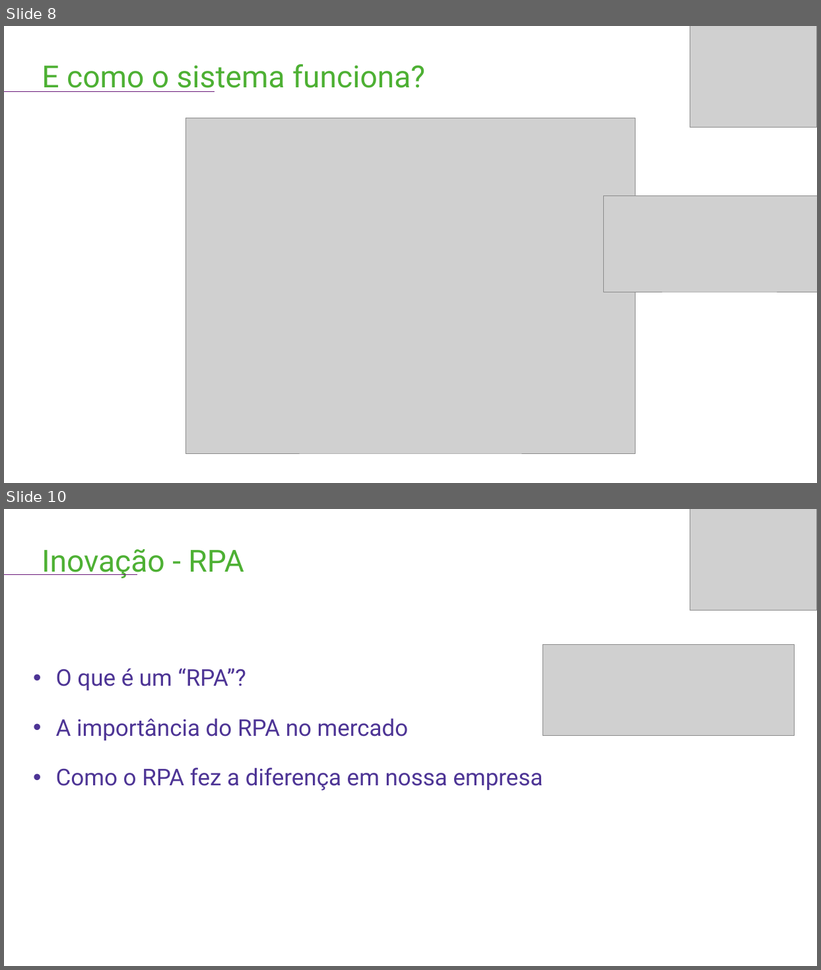
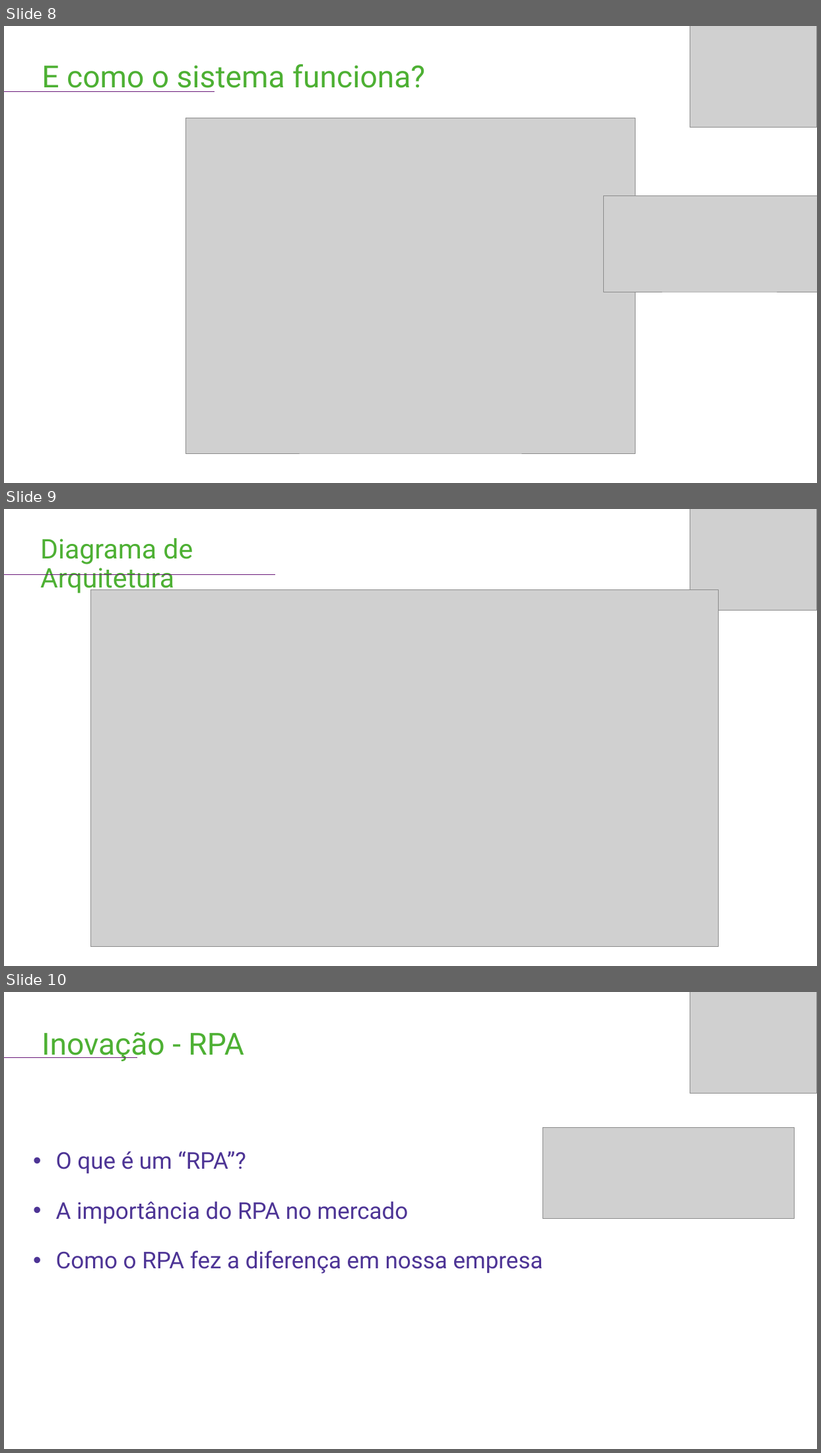
Before and after one commit to BandTec/alprime, a slide deck: documentacao/Apresentações/Sprint 3.pptx. Shown one above the other, each under a label of ours: slides 8 and 10 before the commit, slides 8, 9 and 10 after it; the slides between them are not shown. The pictures are 821x970 and 821x1453 pixels, drawn with LibreOffice and Linux fonts; fonts in the diff are those of the drawing; grey boxes stand for pictures. Boxes give left, top, right and bottom in pixels: in the first picture for what was removed or moved away, otherwise in the second. Text is boxed around its words. In the diff, an @@ line names an element or a change of style, - is before the commit and + after.

```diff
--- a/documentacao/Apresentações/Sprint 3.pptx
+++ b/documentacao/Apresentações/Sprint 3.pptx
@@ slide 9 added at <box>4,509,817,966</box>, background #FFFFFF @@
@@ picture added at <box>690,509,817,610</box> @@
@@ title added at <box>40,538,193,594</box>, 32 pt, text #4DB033 @@
+Diagrama de Arquitetura
@@ line added from (275, 574) to (4, 574), #6B1979 0.5 pt @@
@@ picture added at <box>90,590,718,947</box> @@
```
Also in this commit, not shown: 2 slides changed, 2 other slides added, 21 other files.
